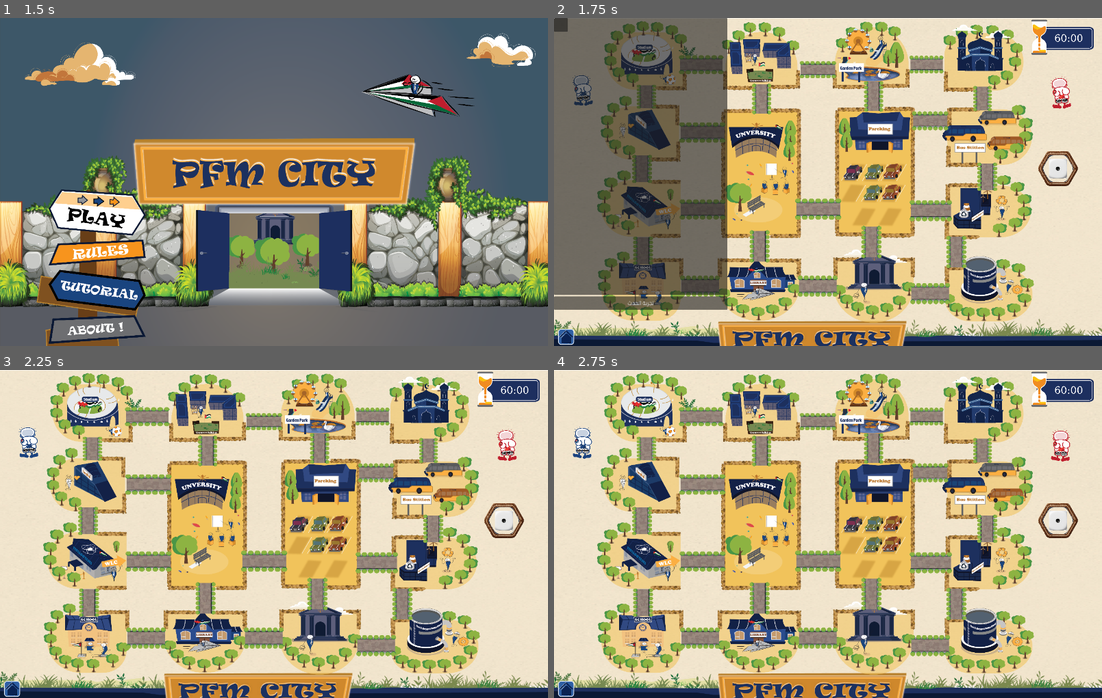
Above: before the commit, frames 1-4 (two rows, left to right).
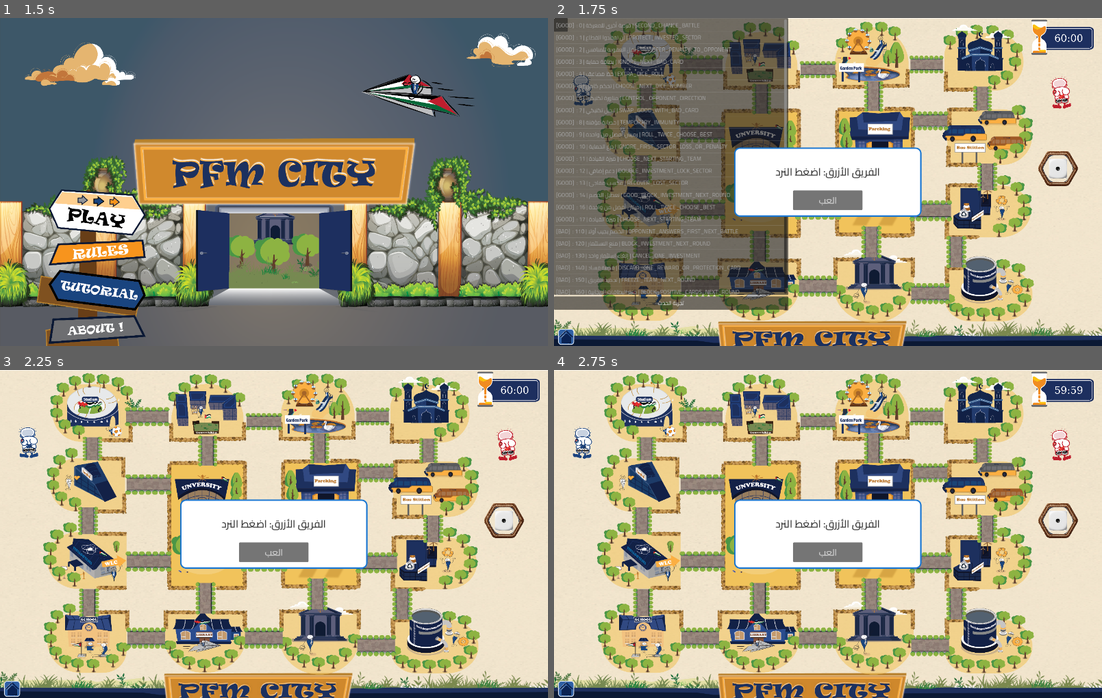
Above: after the commit, the same moments.

Repository: Ahmad-slh/pmf-city-origin
Game: Godot game, scene res://scenes/MainMenu.tscn
Two runs of this game, one before a commit and one after it. Both use one fixed random seed, a clock stepped at 60 frames per second and the inputs below.
Inputs (mouse positions are in pixels of both pictures, inside the frame that each line leads up to):
- Up to frame 1 (1.5 s): click (98, 211) at 0.5 s; click (98, 211) at 1.25 s
- Up to frame 2 (1.75 s): no input
- Up to frame 3 (2.25 s): click "تجربة الحدث" at 2 s
- Up to frame 4 (2.75 s): no input

Frame 1 is identical in both runs. In frame 2, 18% of the frame differs, in the area x 0-94%, y 0-89%; in frame 3, 7.2%; in frame 4, 7.3%.
Error before the commit: Parse Error: Identifier "Sfx" not declared in the current scope. (res://scripts/board.gd:501)

Commit message:
مؤثرات صوتية للأحداث، وزر إغلاق لوجه المعلومة
تسجيل Sfx في التحميل التلقائي، وربط الأصوات بالمواضع التي
تقابلها في اللعب:

- dice.gd: صوت رمي حجر النرد يبدأ مع الحركة، ويقطع عند
  الاستقرار لأن الملف أطول من الحركة، فلا نقص الملف نفسه.
- StreetCard.gd: صوت انشقاق الشارع عند ظهور البطاقة، ثم صوت
  حدث جيد أو سيئ عند كشف وجه الحدث.
- sector_question_card.gd: صوت الإجابة الصحيحة أو الخاطئة في
  المسار العادي وحده، إذ يشتغل في المعركة صوت فوز أو خسارة
  القطاع بدلا منه.
- MainMenu.tscn: صوت الدخول للعبة بدل المقطع المؤقت السابق.

وزر إغلاق خاص بوجه المعلومة: كان الوجه لا يغلق إلا بانتهاء
مهلته، فأضيف زر ظاهر عليه وحده لا على وجه السؤال. يمر بنفس
مسار _on_close_button_pressed المربوط بزر الإغلاق الأصلي،
ويخفى عند عرض السؤال وعند إعادة ضبط البطاقة.

Co-Authored-By: Claude Opus 5 <noreply@anthropic.com>
Claude-Session: https://claude.ai/code/session_01AdPusfqJTXKgSnAzXSzxY9

Diff:
--- a/project.godot
+++ b/project.godot
@@ -25,6 +25,7 @@
 BadEffects="*uid://5rm1yycb7q5u"
 GameEffects="*uid://mq3b7r1mxq8t"
 GameManagerHelper="*uid://dytm5prss2gsi"
+Sfx="*res://scripts/Sfx.gd"
 
 [display]
 
--- a/scenes/MainMenu.tscn
+++ b/scenes/MainMenu.tscn
@@ -2,7 +2,7 @@
 
 [ext_resource type="Script" path="res://scripts/MainMenu.gd" id="1_script"]
 [ext_resource type="Theme" path="res://theme/main_theme.tres" id="2_theme"]
-[ext_resource type="AudioStream" path="res://assets/audio/clash-royale-start-up-sound.mp3" id="3_startup"]
+[ext_resource type="AudioStream" uid="uid://cdtfwy6538evp" path="res://assets/audio/sound effects/صوت الدخول للعبة.mp3" id="3_startup"]
 [ext_resource type="Texture2D" path="res://assets/images/الصفحة الرئيسية/محتويات الصفحة الرئيسية-10.png" id="4_background"]
 [ext_resource type="Texture2D" path="res://assets/images/الصفحة الرئيسية/محتويات الصفحة الرئيسية-06.png" id="5_gate_closed"]
 [ext_resource type="Texture2D" path="res://assets/images/الصفحة الرئيسية/محتويات الصفحة الرئيسية-07.png" id="6_gate_open"]
--- a/scenes/sector_question_card.tscn
+++ b/scenes/sector_question_card.tscn
@@ -2,6 +2,46 @@
 
 [ext_resource type="Script" uid="uid://p0isvurmmqy4" path="res://scripts/sector_question_card.gd" id="1_libg3"]
 [ext_resource type="Texture2D" uid="uid://cj1wubt0ulbk8" path="res://assets/images/QuastionCards/Blue01_F2.png" id="2_7m7h8"]
+
+[sub_resource type="StyleBoxFlat" id="StyleBoxFlat_infoclosenorm"]
+bg_color = Color(0.09, 0.145, 0.29, 0.78)
+border_width_left = 5
+border_width_top = 5
+border_width_right = 5
+border_width_bottom = 5
+border_color = Color(1, 1, 1, 0.55)
+corner_radius_top_left = 70
+corner_radius_top_right = 70
+corner_radius_bottom_right = 70
+corner_radius_bottom_left = 70
+shadow_color = Color(0, 0, 0, 0.35)
+shadow_size = 10
+
+[sub_resource type="StyleBoxFlat" id="StyleBoxFlat_infoclosehover"]
+bg_color = Color(0.7529412, 0.22352941, 0.16862746, 0.92)
+border_width_left = 5
+border_width_top = 5
+border_width_right = 5
+border_width_bottom = 5
+border_color = Color(1, 1, 1, 0.85)
+corner_radius_top_left = 70
+corner_radius_top_right = 70
+corner_radius_bottom_right = 70
+corner_radius_bottom_left = 70
+shadow_color = Color(0, 0, 0, 0.35)
+shadow_size = 10
+
+[sub_resource type="StyleBoxFlat" id="StyleBoxFlat_infoclosepress"]
+bg_color = Color(0.58, 0.16, 0.12, 1)
+border_width_left = 5
+border_width_top = 5
+border_width_right = 5
+border_width_bottom = 5
+border_color = Color(1, 1, 1, 0.85)
+corner_radius_top_left = 70
+corner_radius_top_right = 70
+corner_radius_bottom_right = 70
+corner_radius_bottom_left = 70
 
 [sub_resource type="StyleBoxFlat" id="StyleBoxFlat_yiiku"]
 bg_color = Color(0.11372549, 0.22352941, 0.16862746, 0.9137255)
@@ -118,6 +158,28 @@
 autowrap_trim_flags = 192
 clip_text = true
 expand_icon = true
+
+[node name="InfoCloseButton" type="Button" parent="TextureRect" unique_id=1450099001]
+visible = false
+custom_minimum_size = Vector2(140, 140)
+layout_mode = 0
+offset_left = 1240.0
+offset_top = 150.0
+offset_right = 1380.0
+offset_bottom = 290.0
+mouse_default_cursor_shape = 2
+theme_override_colors/font_color = Color(1, 1, 1, 1)
+theme_override_colors/font_focus_color = Color(1, 1, 1, 1)
+theme_override_colors/font_hover_color = Color(1, 1, 1, 1)
+theme_override_colors/font_pressed_color = Color(1, 1, 1, 1)
+theme_override_constants/outline_size = 5
+theme_override_colors/font_outline_color = Color(0, 0, 0, 0.45)
+theme_override_font_sizes/font_size = 65
+theme_override_styles/normal = SubResource("StyleBoxFlat_infoclosenorm")
+theme_override_styles/hover = SubResource("StyleBoxFlat_infoclosehover")
+theme_override_styles/pressed = SubResource("StyleBoxFlat_infoclosepress")
+theme_override_styles/focus = SubResource("StyleBoxFlat_infoclosenorm")
+text = "X"
 
 [node name="Panel" type="Panel" parent="TextureRect" unique_id=1169812214]
 layout_mode = 1
@@ -307,5 +369,6 @@
 text = "الفريق الاحمر"
 
 [connection signal="pressed" from="TextureRect/CloseButton" to="." method="_on_close_button_pressed"]
+[connection signal="pressed" from="TextureRect/InfoCloseButton" to="." method="_on_close_button_pressed"]
 [connection signal="pressed" from="ChoosPlayer1/Button1" to="." method="_on_button_1_pressed"]
 [connection signal="pressed" from="ChoosPlayer2/Button2" to="." method="_on_button_2_pressed"]
--- a/scripts/StreetCard.gd
+++ b/scripts/StreetCard.gd
@@ -42,6 +42,9 @@
 	current_card = card_data
 	current_cell = cell
 	board = board_ref
+
+	# صوت لما ينشق الشارع — عند ظهور بطاقة الشارع
+	Sfx.play(Sfx.Sound.STREET_CRACK)
 
 	is_showing_info = true
 
@@ -147,9 +150,11 @@
 
 	if current_card.get("type", "") == "GOOD":
 		title_label.text = "حدث جيد"
+		Sfx.play(Sfx.Sound.EVENT_GOOD)
 
 	elif current_card.get("type", "") == "BAD":
 		title_label.text = "حدث سيئ"
+		Sfx.play(Sfx.Sound.EVENT_BAD)
 
 	else:
 		title_label.text = "حدث"
--- a/scripts/dice.gd
+++ b/scripts/dice.gd
@@ -53,6 +53,9 @@
 
 	is_rolling = true
 
+	# صوت رمي حجر النرد — يبدأ مع الحركة ويقطع عند الاستقرار
+	Sfx.play(Sfx.Sound.DICE_ROLL)
+
 	# إيقاف أي حركة سابقة حتى لا تتداخل الحركات عند التدحرج المتكرر
 	if roll_tween != null and roll_tween.is_valid():
 		roll_tween.kill()
@@ -95,6 +98,8 @@
 
 	roll_tween.tween_callback(func() -> void:
 		is_rolling = false
+		# الملف الصوتي أطول من الحركة، فنقطعه هنا بدل قص الملف نفسه
+		Sfx.stop(Sfx.Sound.DICE_ROLL)
 		dice_rolled.emit(result)
 	)
 
--- a/scripts/sector_question_card.gd
+++ b/scripts/sector_question_card.gd
@@ -18,6 +18,8 @@
 @onready var answer_c_button: Button = $TextureRect/Panel/MarginContainer/AnswersContainer/AnswerCButton
 @onready var answer_d_button: Button = $TextureRect/Panel/MarginContainer/AnswersContainer/AnswerDButton
 @onready var close_button: Button = $TextureRect/CloseButton
+# زر الإغلاق الظاهر على وجه المعلومة وحده، لا على وجه السؤال
+@onready var info_close_button: Button = $TextureRect/InfoCloseButton
 @onready var texture_rect: TextureRect = $TextureRect
 @onready var choos_player_1: ColorRect = $ChoosPlayer1
 @onready var choos_player_2: ColorRect = $ChoosPlayer2
@@ -901,6 +903,7 @@
 
 	# سؤال جديد يعني العودة من وجه المعلومة إلى وجه السؤال
 	_showing_info_side = false
+	info_close_button.visible = false
 	_clear_option_ring_marks()
 
 	if uses_card_image:
@@ -1209,6 +1212,9 @@
 	current_cell.questions_used += 1
 
 	if is_correct:
+		# صوت الإجابة الصحيحة — المسار العادي فقط.
+		# في المعركة يشتغل صوت فوز/خسارة القطاع بدلا منه
+		Sfx.play(Sfx.Sound.ANSWER_CORRECT)
 		result_label.text = "✅ إجابة صحيحة"
 		result_label.add_theme_color_override("font_color", Color(0.0, 0.278, 0.005, 1.0))
 				# تكبير الخط
@@ -1227,6 +1233,8 @@
 		if current_cell.questions_used >= 2:
 			current_cell.close_cell(team_id)
 	else:
+		# صوت الإجابة الخاطئة — المسار العادي فقط
+		Sfx.play(Sfx.Sound.ANSWER_WRONG)
 		result_label.text = "❌ إجابة خاطئة"
 		result_label.add_theme_color_override("font_color", Color(0.281, 0.0, 0.015, 1.0))
 
@@ -1749,6 +1757,9 @@
 	_showing_info_side = true
 	_clear_option_ring_marks()
 
+	# الزر الوحيد الذي يغلق وجه المعلومة يدويا، ويمر بنفس مسار
+	# _on_close_button_pressed المربوط بزر الإغلاق الأصلي
+	info_close_button.visible = true
 
 	var info_path: String = str(current_question.get("info_image", ""))
 
@@ -1777,6 +1788,7 @@
 
 func reset_question_card() -> void:
 
+	info_close_button.visible = false
 	choos_player_1.visible= false
 	choos_player_2.visible = false
 	is_flipping = false
